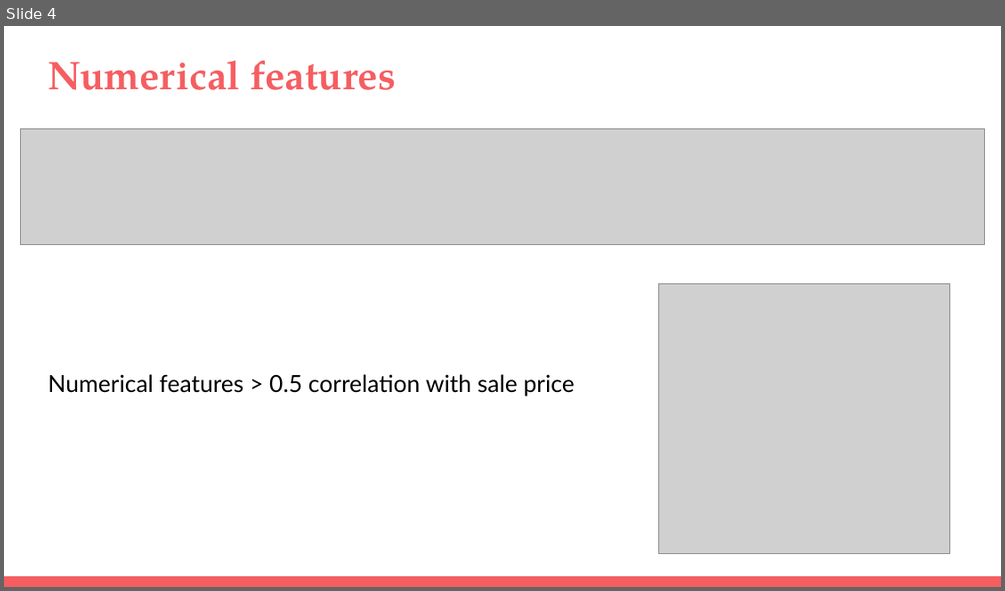
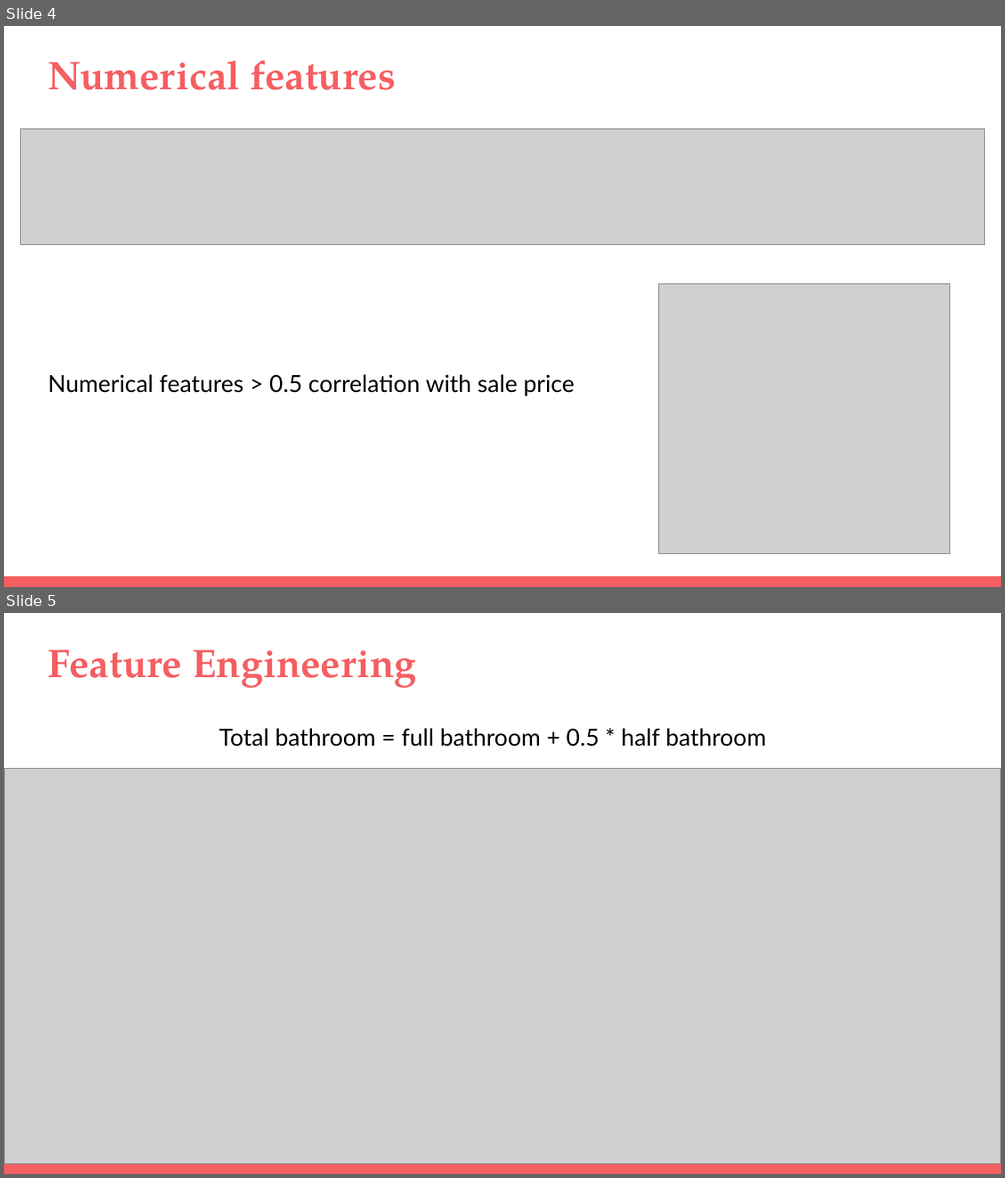
Before and after one commit to fellycia/Project-2, a slide deck: Project 2 slides.pptx. Shown one above the other, each under a label of ours: slide 4 before the commit, slides 4 and 5 after it. The pictures are 1005x591 and 1005x1178 pixels, drawn with LibreOffice and Linux fonts; fonts in the diff are those of the drawing; grey boxes stand for pictures. Boxes give left, top, right and bottom in pixels: in the first picture for what was removed or moved away, otherwise in the second. Text is boxed around its words. In the diff, an @@ line names an element or a change of style, - is before the commit and + after.

```diff
--- a/Project 2 slides.pptx
+++ b/Project 2 slides.pptx
@@ slide 5 added at (4,613,1001,1174), background #FFFFFF; not listed: 1 template element that a slide beside it also shows @@
@@ title added at (48,649,416,688), 28.8 pt, text #F55E61, bold @@
+Feature Engineering
@@ text added at (219,728,766,747), 17 pt, text #000000 @@
+Total bathroom = full bathroom + 0.5 * half bathroom
@@ picture added at (4,769,1001,1164) @@
```
Also in this commit, not shown: 3 slides changed, 2 other slides added.
